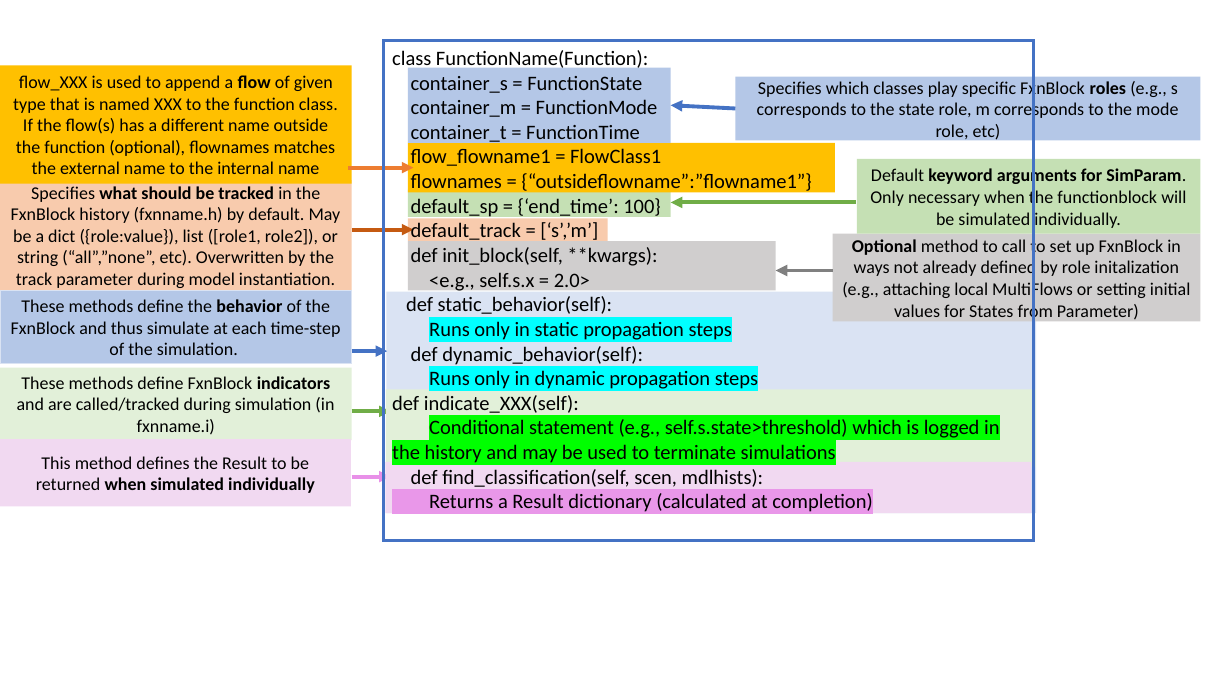
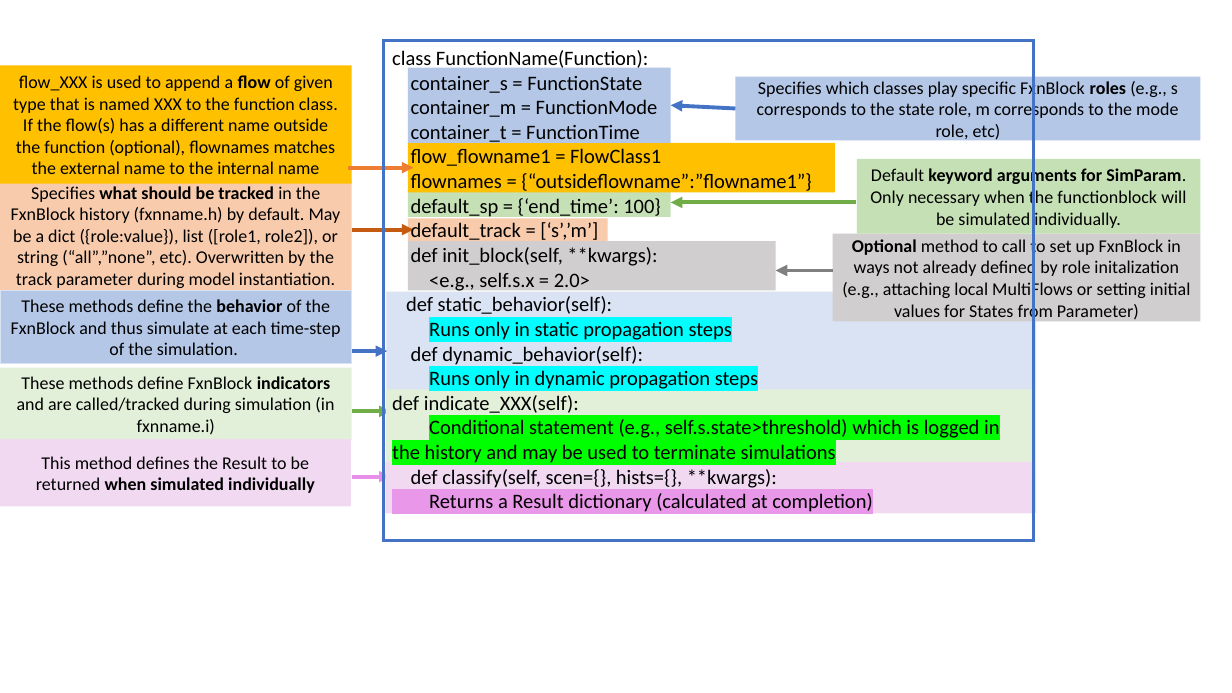
Before and after one commit to nasa/fmdtools, a slide deck: slide 14 of docs-source/figures/powerpoint/powerpoint_figures.pptx. Drawn at 1232x693 pixels with LibreOffice and Linux fonts; fonts in the diff are those of the drawing. Boxes give left, top, right and bottom in pixels: in the first picture for what was removed or moved away, otherwise in the second. Text is boxed around its words. In the diff, an @@ line names an element or a change of style, - is before the commit and + after.

Commit message:
Update version number
- Version updated to 2.2.2 and re-generated slide pdfs.
- Updated code templates to use classify() instead of find_classification

```diff
--- a/docs-source/figures/powerpoint/powerpoint_figures.pptx
+++ b/docs-source/figures/powerpoint/powerpoint_figures.pptx
@@ text in rectangle at (x1=411, y1=469, x2=777, y2=490): text changed @@
-def find_classification(self, scen, mdlhists):
+def classify(self, scen={}, hists={}, **kwargs):
```
Also in this commit, not shown: 5 other slides changed, 8 other files.
